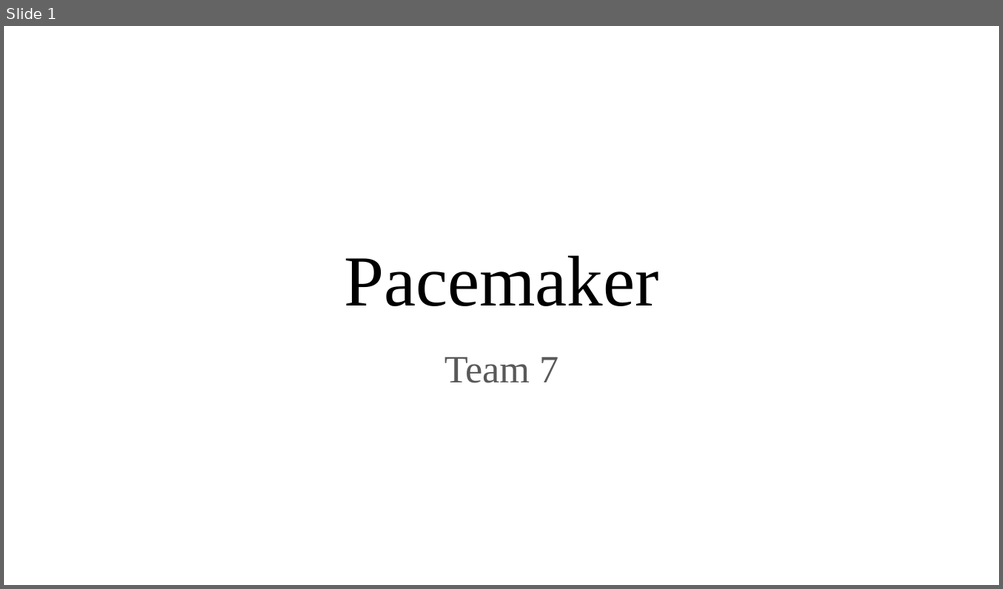
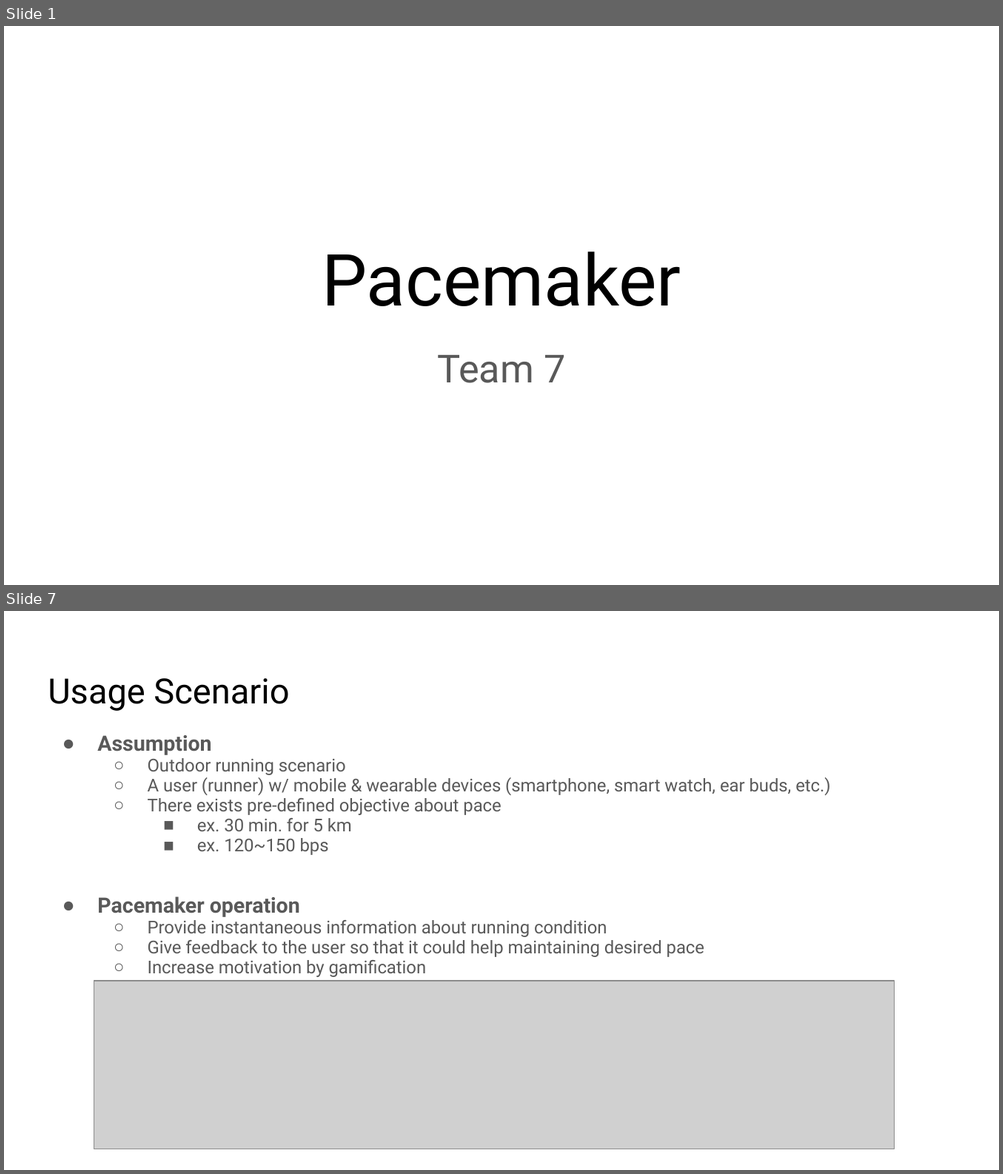
Before and after one commit to crazyboy9103/2021_2_MCA_team7, a slide deck: Project Proposal.pptx. Shown one above the other, each under a label of ours: slide 1 before the commit, slides 1 and 7 after it; the slides between them are not shown. The pictures are 1003x589 and 1003x1174 pixels, drawn with LibreOffice and Linux fonts; fonts in the diff are those of the drawing; grey boxes stand for pictures. Boxes give left, top, right and bottom in pixels: in the first picture for what was removed or moved away, otherwise in the second. Text is boxed around its words. In the diff, an @@ line names an element or a change of style, - is before the commit and + after.

```diff
--- a/Project Proposal.pptx
+++ b/Project Proposal.pptx
@@ slide 7 added at bbox=[4, 611, 999, 1170], background #FFFFFF @@
@@ title added at bbox=[48, 678, 289, 711], 25.2 pt, text #000000 @@
+Usage Scenario
@@ text added at bbox=[97, 735, 830, 977], 12.8 pt, text #595959 @@
+● Assumption
+  ○ Outdoor running scenario
+  ○ A user (runner) w/ mobile & wearable devices (smartphone, smart watch, ear buds, etc.)
+  ○ There exists pre-defined objective about pace
+    ■ ex. 30 min. for 5 km
+    ■ ex. 120~150 bps
+● Pacemaker operation
+  ○ Provide instantaneous information about running condition
+  ○ Give feedback to the user so that it could help maintaining desired pace
+  ○ Increase motivation by gamification
@@ picture added at bbox=[94, 981, 893, 1149] @@
@@ slide 1 changed as well @@
@@ title "Pacemaker" at bbox=[321, 252, 681, 306]: font Times New Roman to Roboto @@
@@ subtitle "Team 7" at bbox=[438, 355, 565, 383]: font Times New Roman to Roboto @@
```
Also in this commit, not shown: 4 other slides changed, 12 other slides added, 3 slides removed, 1 other file.
